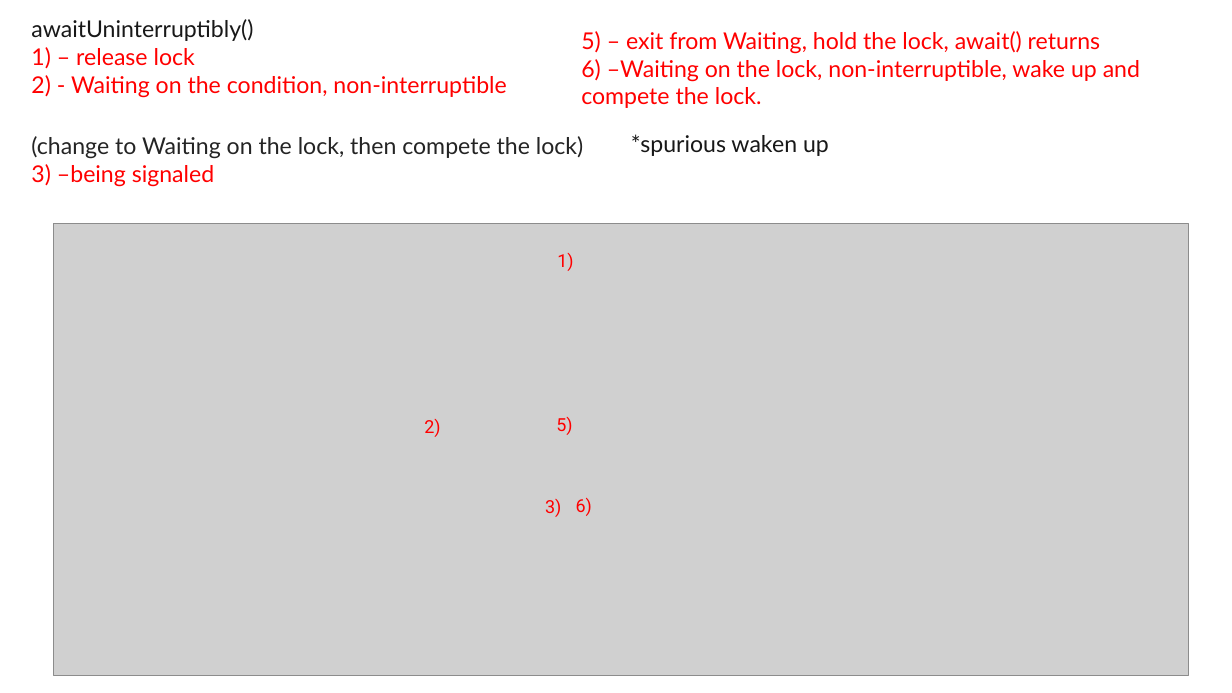
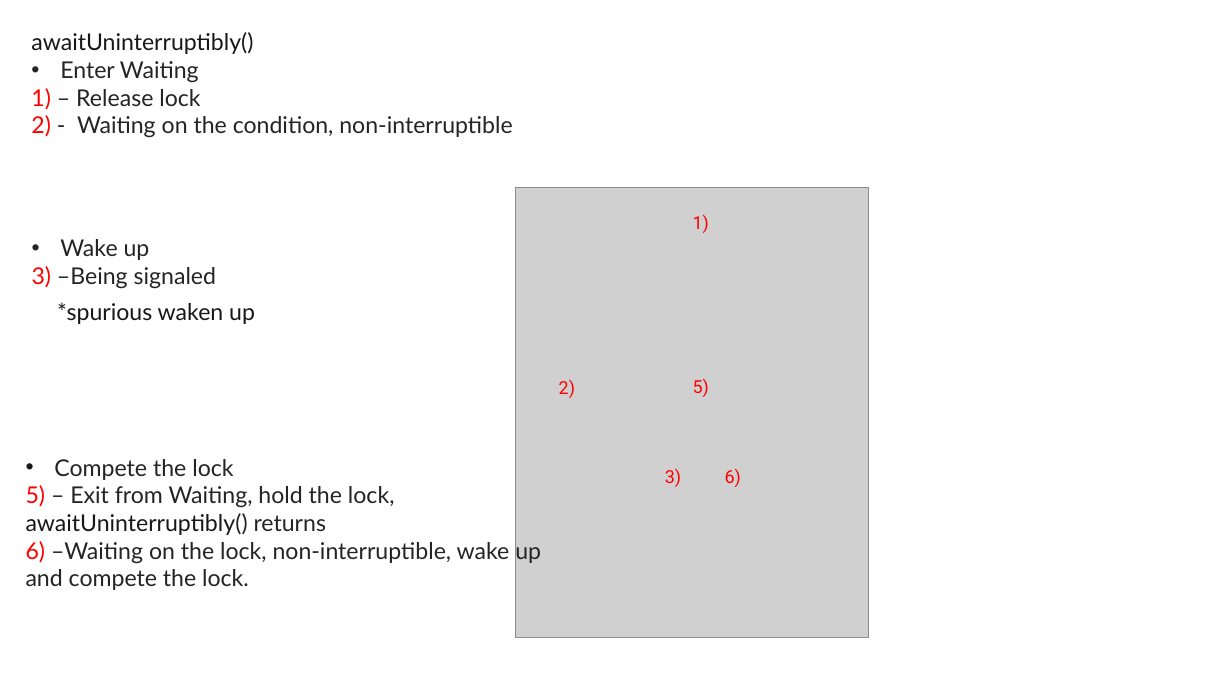
Before and after one commit to exiaoqu/ProducerConsumerProblemInJava, a slide deck: slide 20 of Producer and Consumer in Java.pptx (slide 22 before the commit). Drawn at 1232x693 pixels with LibreOffice and Linux fonts; fonts in the diff are those of the drawing; grey boxes stand for pictures; background and template pictures are left out. Boxes give left, top, right and bottom in pixels: in the first picture for what was removed or moved away, otherwise in the second. Text is boxed around its words. In the diff, an @@ line names an element or a change of style, - is before the commit and + after.

```diff
--- a/Producer and Consumer in Java.pptx
+++ b/Producer and Consumer in Java.pptx
@@ text "awaitUninterruptibly()": place and size @@
-text "awaitUninterruptibly()" at [31, 19, 506, 98]
+text "awaitUninterruptibly()" at [31, 32, 512, 138]
@@ text at [31, 61, 200, 110]: text changed; text colour #FF0000 to #242424 @@
-1) – release lock
+• Enter Waiting
+1) – Release lock
@@ text at [31, 115, 512, 138]: text colour #FF0000 to #242424 in "- Waiting on the condition, non-interruptible" @@
@@ text removed at [31, 136, 583, 187] @@
-(change to Waiting on the lock, then compete the lock)
-3) –being signaled
@@ picture added at [516, 187, 869, 638] @@
@@ text "1)": place and size @@
-text "1)" at [557, 253, 573, 271]
+text "1)" at [693, 215, 709, 233]
@@ text added at [32, 239, 216, 289], 18 pt, text #242424 @@
+• Wake up
+3) –Being signaled
@@ picture removed at [54, 224, 1189, 676] @@
@@ text "*spurious waken up": place and size @@
-text "*spurious waken up" at [631, 134, 829, 156]
+text "*spurious waken up" at [57, 302, 255, 324]
@@ text "2)": place and size @@
-text "2)" at [424, 419, 440, 437]
+text "2)" at [559, 380, 575, 398]
@@ text "5)": place and size @@
-text "5)" at [556, 417, 572, 435]
+text "5)" at [693, 379, 709, 397]
@@ text "Compete the lock": place and size @@
-text "Compete the lock" at [581, 31, 1140, 108]
+text "Compete the lock" at [26, 459, 541, 590]
@@ text at [26, 459, 395, 535]: text changed; text colour #FF0000 to #242424 @@
-5) – exit from Waiting, hold the lock, await() returns
+• Compete the lock
+5) – Exit from Waiting, hold the lock, awaitUninterruptibly() returns
@@ text "3)": place and size @@
-text "3)" at [545, 499, 561, 517]
+text "3)" at [665, 469, 681, 487]
@@ text "6)": place and size @@
-text "6)" at [576, 498, 592, 516]
+text "6)" at [725, 469, 741, 487]
@@ text at [26, 538, 541, 590]: text colour #FF0000 to #242424 in "–Waiting on the lock, non-interruptible, wake up ..." @@
```
Also in this commit, not shown: 15 other slides changed, 4 slides added, 5 slides removed.
